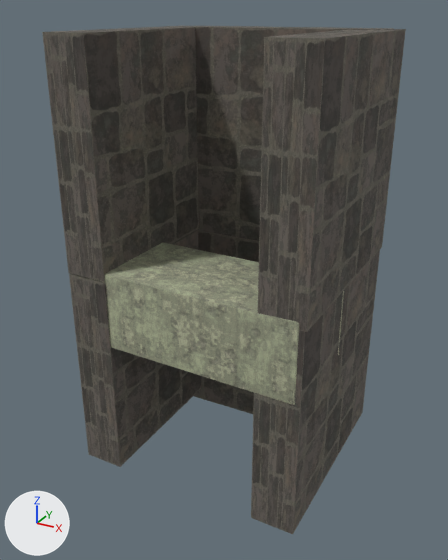
Before and after pictures for a commit that changed the glTF model BaseFramework 3D/Asset/Models/Terrains/Map/Castle/Stairs/Stairs.gltf.
Rendered twice from a 50 mm camera at (12.7, -19.0, 10.6) aimed at (-0.3, 4.6, -1.3). The lights are fixed; the arrows at lower left show +X, +Y and +Z. The first picture is the older version. Vertices at exactly the same position are counted once.

The first picture shows 'pedestal', '立方体.001', '立方体.002', '立方体.003', '立方体.004', '立方体.005', '立方体.007'.
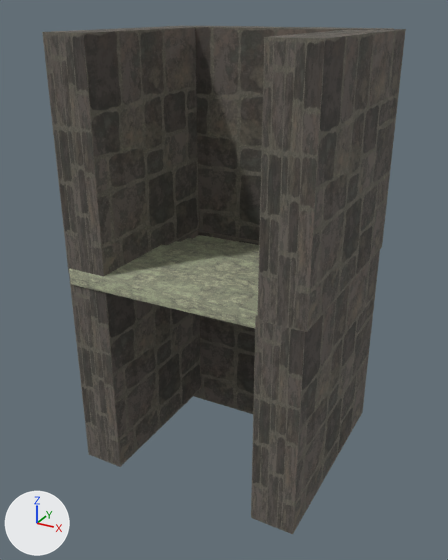
Changed parts and their boxes [x1, y1, x2, y2] in the pictures (448 x 560 px):
'pedestal', reshaped, moved
    before: [90, 242, 344, 405]
    after: [69, 235, 259, 328]

The change, as a diff of the scene's bpy script:
```diff
--- a/BaseFramework 3D/Asset/Models/Terrains/Map/Castle/Stairs/Stairs.gltf.py
+++ b/BaseFramework 3D/Asset/Models/Terrains/Map/Castle/Stairs/Stairs.gltf.py
@@ me_cube_001 @@
 # used by ob_pedestal; location = (0.0, 0.0, 0.11)
-me_cube_001.from_pydata(...)  # 180 vertices, 314 faces; spans x -5.59..5.59, y -0.09..8.03, z -3.66..-0.05
+me_cube_001.from_pydata(...)  # 180 vertices, 314 faces; spans x -5.6..5.46, y -0.09..8.03, z -0.77..0.02
+# me_cube_001 part 1: the whole mesh is multiplied about the mesh origin by the matrix ((1.0, -0.031, 0.0), (0.031, 1.0, 0.0), (0.005, 0.0, 0.203))
 me_cube_001.materials.append(mat_stone_4)
@@ ob_pedestal @@
 ob_pedestal = bpy.data.objects.new('pedestal', me_cube_001)
-ob_pedestal.location = (0.0, 0.0, 0.11)
+ob_pedestal.location = (0.0, 0.0, 0.0)
```
